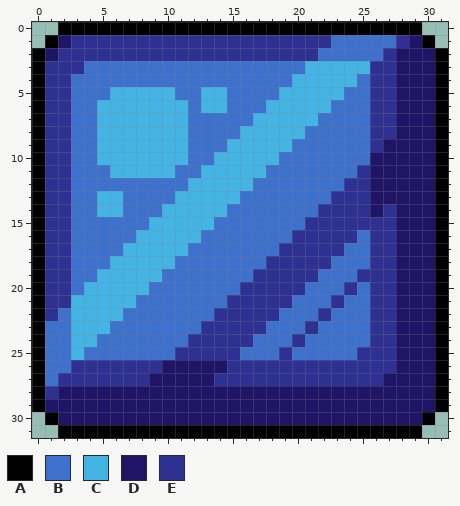
A pixel-art sprite gets an edit: sprites/OffBlockSprite/layers/98edcf5c-e2c2-4e5a-8b21-91c4691d645a/a33669d7-8d63-428a-a056-212e29bf99ac.png. The picture above was drawn from the file before the commit.
The file is 32x32 pixels.
Palette (. is transparent): A #000000  B #3d71cc  C #44b4e5  D #1f1466  E #2e3192
Pixels before, first column x 0:
 0 ..AAAAAAAAAAAAAAAAAAAAAAAAAAAA..
 1 .ADEEEEEEEEEEEEEEEEEEEEBBBBBEDA.
 2 ADEEEEEEEEEEEEEEEEEEEEBBBBBEDDDA
 3 AEEEBBBBBBBBBBBBBBBBBCCCCCEEDDDA
 4 AEEBBBBBBBBBBBBBBBBBCCCCCBEEDDDA
 5 AEEBBBCCCCCBBCCBBBBCCCCCBBEEDDDA
 6 AEEBBCCCCCCCBCCBBBCCCCCBBBEEDDDA
 7 AEEBBCCCCCCCBBBBBCCCCCBBBBEEDDDA
 8 AEEBBCCCCCCCBBBBCCCCCBBBBBEEDDDA
 9 AEEBBCCCCCCCBBBCCCCCBBBBBBEDDDDA
10 AEEBBCCCCCCCBBCCCCCBBBBBBBDDDDDA
11 AEEBBBCCCCCBBCCCCCBBBBBBBEDDDDDA
12 AEEBBBBBBBBBCCCCCBBBBBBBEEDDDDDA
13 AEEBBCCBBBBCCCCCBBBBBBBEEEDDDDDA
14 AEEBBCCBBBCCCCCBBBBBBBEEEEDEDDDA
15 AEEBBBBBBCCCCCBBBBBBBEEEEEEEDDDA
16 AEEBBBBBCCCCCBBBBBBBEEEEEBEEDDDA
17 AEEBBBBCCCCCBBBBBBBEEEEEBBEEDDDA
18 AEEBBBCCCCCBBBBBBBEEEEEBBBEEDDDA
19 AEEBBCCCCCBBBBBBBEEEEEBBBEEEDDDA
20 AEEBCCCCCBBBBBBBEEEEEBBBEBEEDDDA
21 AEECCCCCBBBBBBBEEEEEBBBEBBEEDDDA
22 AEBCCCCBBBBBBBEEEEEBBBEBBBEEDDDA
23 ABBCCCBBBBBBBEEEEEBBBEBBBBEEDDDA
24 ABBCCBBBBBBBEEEEEBBBEBBBBBEEDDDA
25 ABBCBBBBBBBEEEEEBBBEBBBBBEEEDDDA
26 ABBEEEEEEEDDDDDEEEEEEEEEEEEEDDDA
27 ABEEEEEEEDDDDDEEEEEEEEEEEEEDDDDA
28 AEDDDDDDDDDDDDDDDDDDDDDDDDDDDDDA
29 ADDDDDDDDDDDDDDDDDDDDDDDDDDDDDDA
30 .ADDDDDDDDDDDDDDDDDDDDDDDDDDDDA.
31 ..AAAAAAAAAAAAAAAAAAAAAAAAAAAA..
New version:
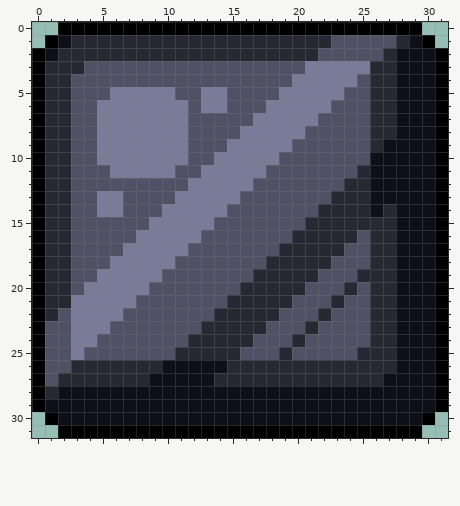
Diff:
colour B: #3d71cc -> #515166
colour C: #44b4e5 -> #7a7a99
colour D: #1f1466 -> #0f0f19
colour E: #2e3192 -> #282833
